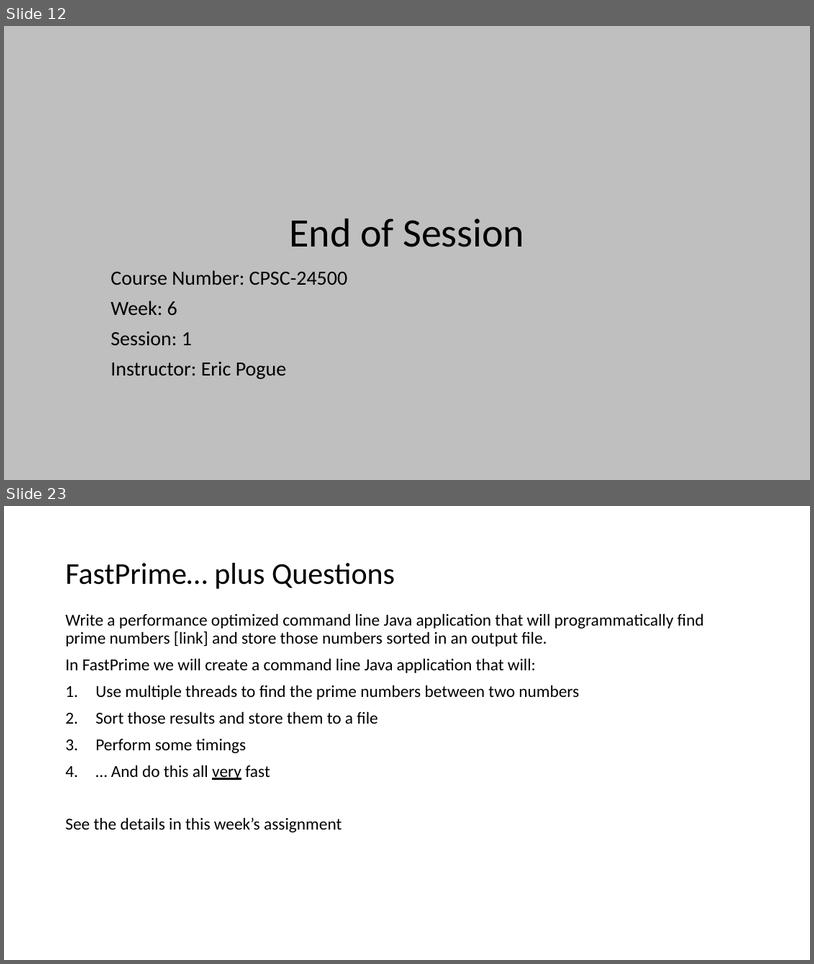
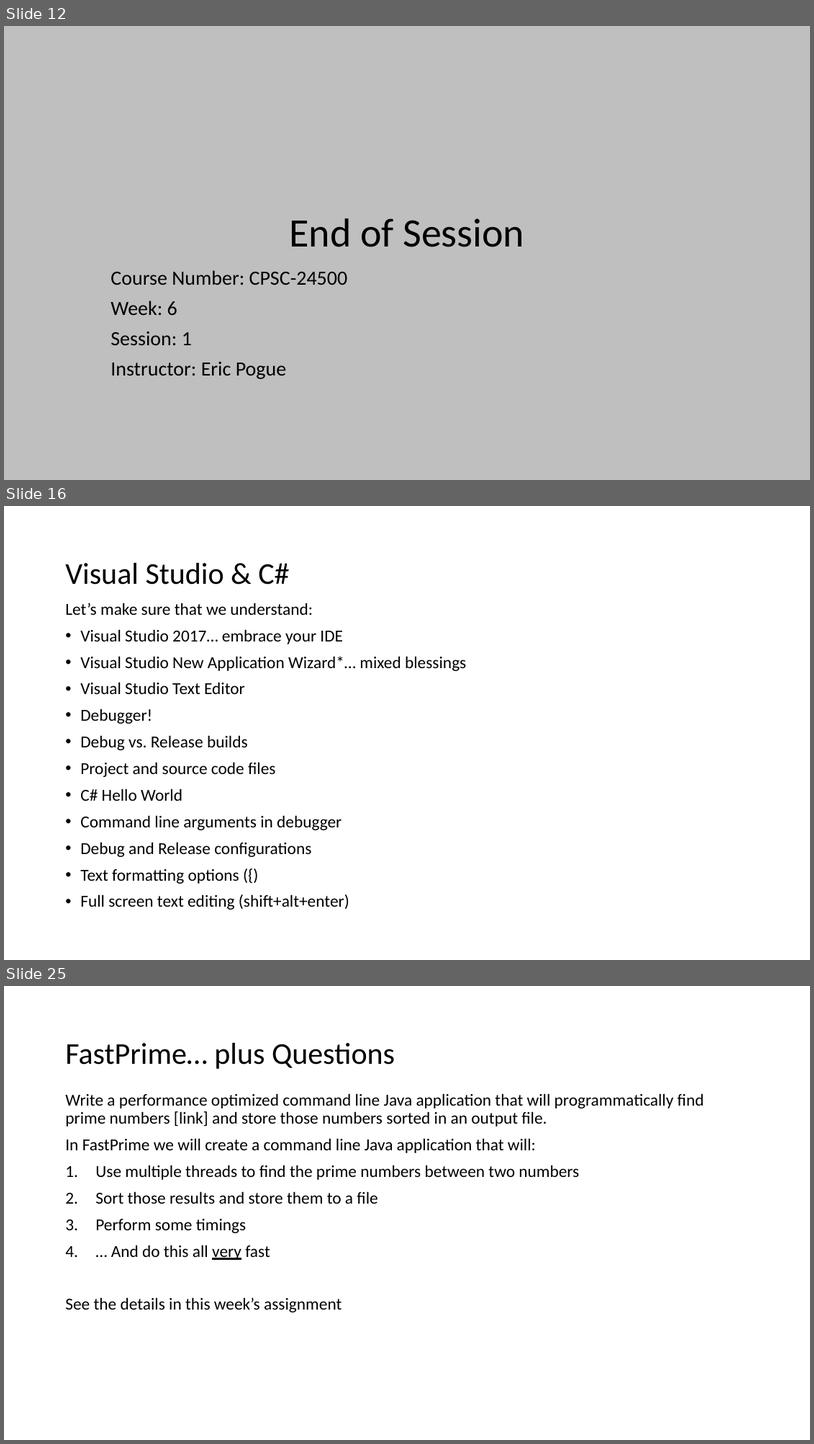
Before and after one commit to EricJPogue/www-epogue-info, a slide deck: CPSC-24500/Week06/2017SpringW06Slides.pptx. Shown one above the other, each under a label of ours: slides 12 and 23 before the commit, slides 12, 16 and 25 after it; the slides between them are not shown. The pictures are 814x964 and 814x1444 pixels, drawn with LibreOffice and Linux fonts; fonts in the diff are those of the drawing. Boxes give left, top, right and bottom in pixels: in the first picture for what was removed or moved away, otherwise in the second. Text is boxed around its words. In the diff, an @@ line names an element or a change of style, - is before the commit and + after.

```diff
--- a/CPSC-24500/Week06/2017SpringW06Slides.pptx
+++ b/CPSC-24500/Week06/2017SpringW06Slides.pptx
@@ slide 16 added at <box>4,506,810,960</box>, background #FFFFFF @@
@@ title added at <box>65,563,289,584</box>, 36 pt, text #000000 @@
+Visual Studio & C#
@@ text added at <box>65,602,466,909</box>, 20 pt, text #000000 @@
+Let’s make sure that we understand:
+• Visual Studio 2017… embrace your IDE
+• Visual Studio New Application Wizard*… mixed blessings
+• Visual Studio Text Editor
+• Debugger!
+• Debug vs. Release builds
+• Project and source code files
+• C# Hello World
+• Command line arguments in debugger
+• Debug and Release configurations
+• Text formatting options ({)
+• Full screen text editing (shift+alt+enter)
@@ what was slide 23 is now slide 25 @@
```
Also in this commit, not shown: 4 slides changed, 7 other slides added, 7 slides removed, 2 other files.
